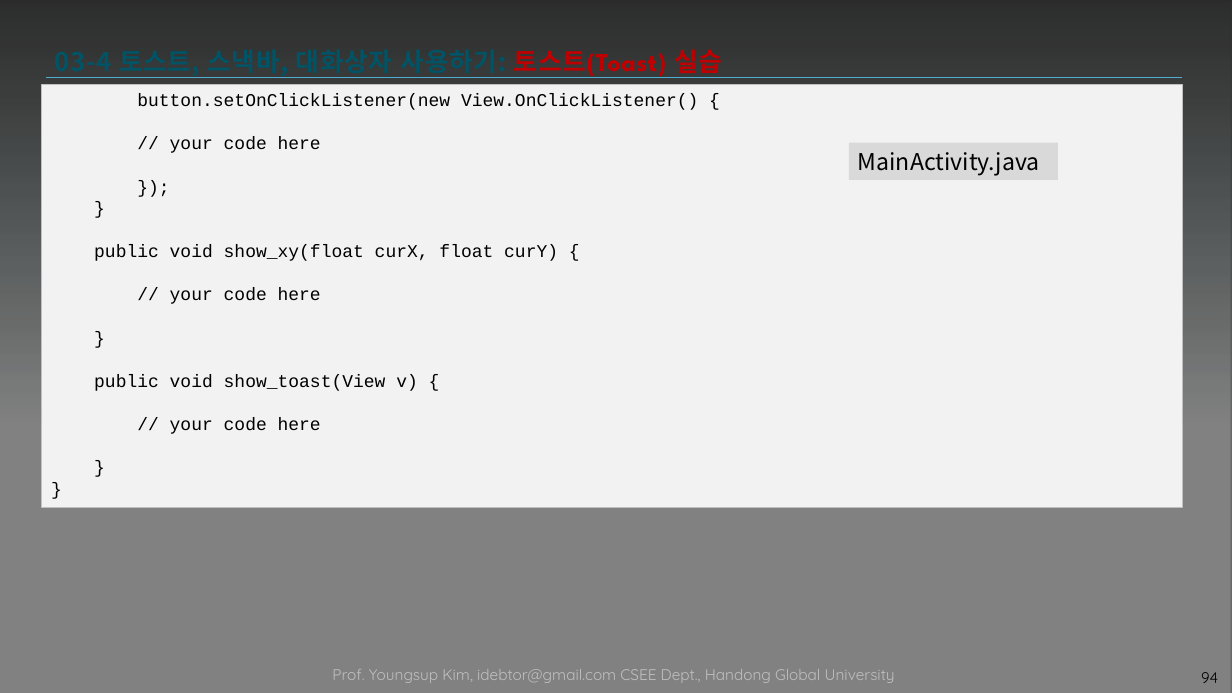
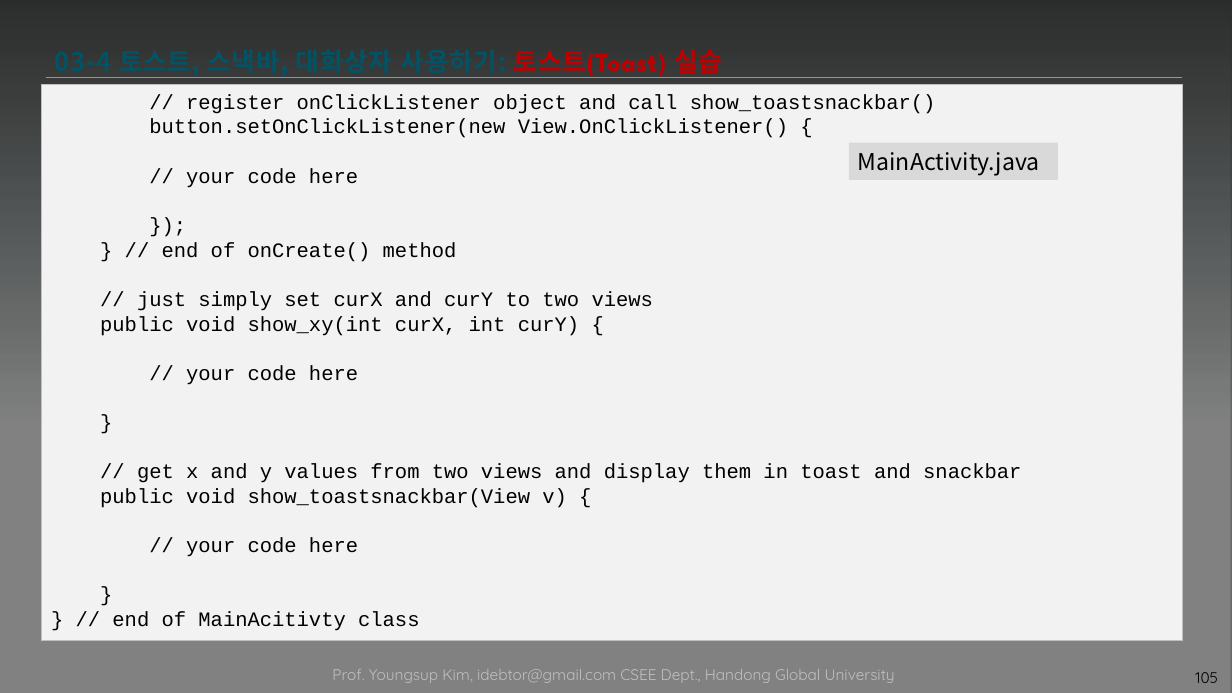
Before and after one commit to tae7841/HuStarAS, a slide deck: slide 105 of ppts/03Widget.pptx (slide 94 before the commit). Drawn at 1232x693 pixels with LibreOffice and Linux fonts; fonts in the diff are those of the drawing; background and template pictures are left out; a plain dark background stands for a picture behind light text. Boxes give left, top, right and bottom in pixels: in the first picture for what was removed or moved away, otherwise in the second. Text is boxed around its words. In the diff, an @@ line names an element or a change of style, - is before the commit and + after.

```diff
--- a/ppts/03Widget.pptx
+++ b/ppts/03Widget.pptx
@@ rectangle "// register onClickListener object and ...": place and size @@
-rectangle "// register onClickListener object and ..." at <box>42,84,1182,507</box>
+rectangle "// register onClickListener object and ..." at <box>42,84,1182,640</box>
@@ text in rectangle at <box>149,119,788,557</box>: size 14 to 16 pt in "button.setOnClickListener(new View.OnClickListener() {", "// your code here", "});", "// your code here" and 3 more places @@
@@ text in rectangle at <box>186,94,936,114</box>: paragraph added @@
+// register onClickListener object and call show_toastsnackbar()
@@ text in rectangle at <box>100,242,653,336</box>: text changed; size 14 to 16 pt @@
-}
-public void show_xy(float curX, float curY) {
+} // end of onCreate() method
+// just simply set curX and curY to two views
+public void show_xy(int curX, int curY) {
@@ text in rectangle at <box>100,464,1021,508</box>: text changed; size 14 to 16 pt @@
-public void show_toast(View v) {
+// get x and y values from two views and display them in toast and snackbar
+public void show_toastsnackbar(View v) {
@@ text in rectangle at <box>112,611,419,631</box>: text changed; size 14 to 16 pt @@
-}
+} // end of MainAcitivty class
@@ page number at <box>1195,672,1218,683</box>: text changed @@
-94
+105
```
Also in this commit, not shown: 24 other slides changed, 15 slides added, 8 slides removed.
